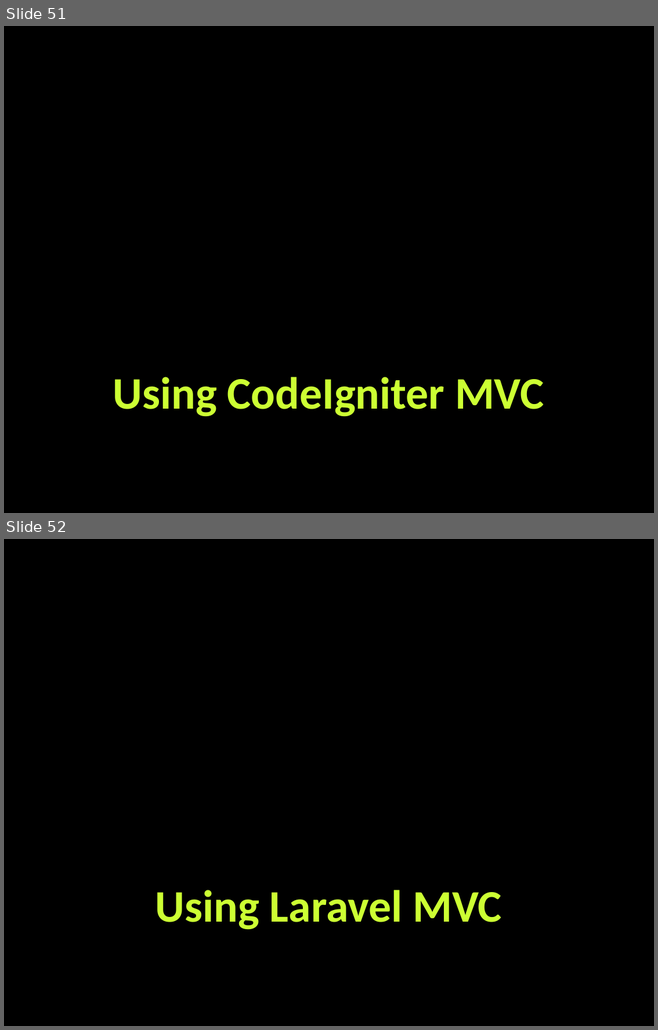
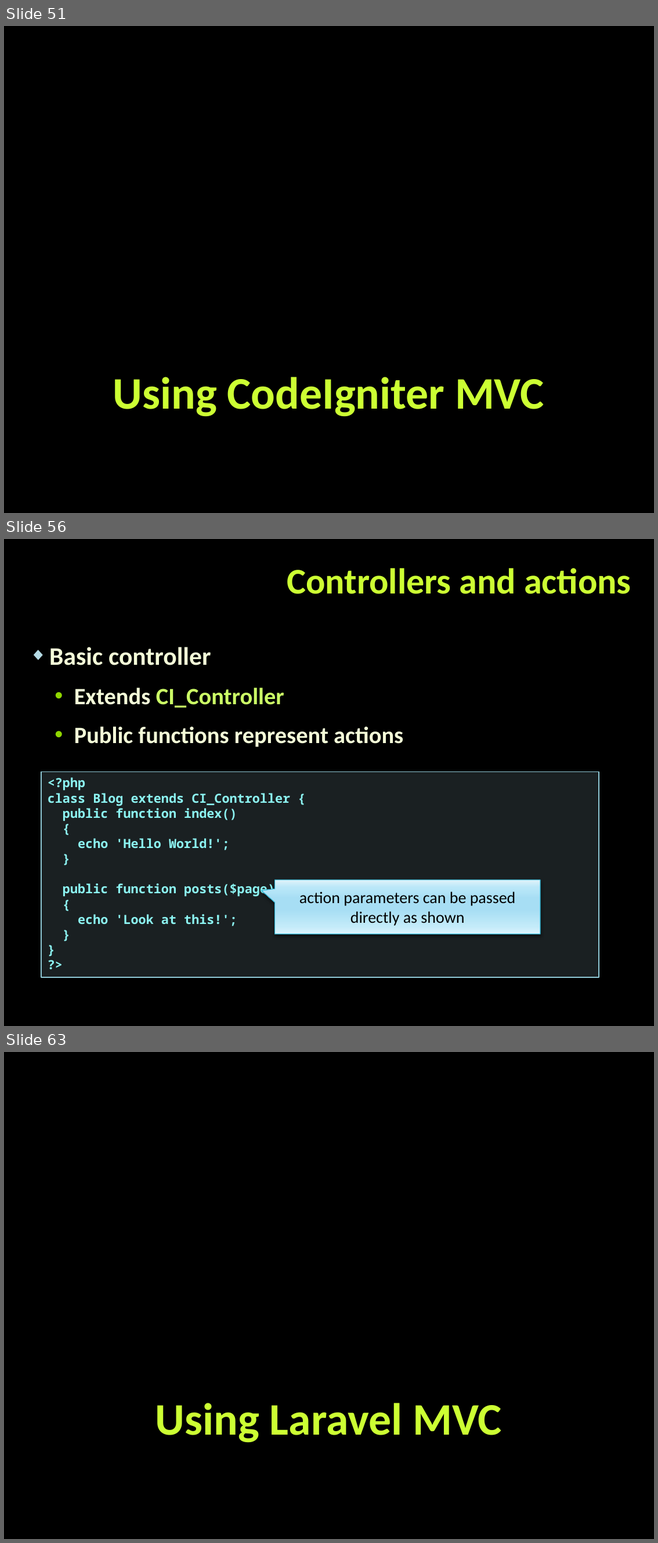
Before and after one commit to tanzhur/PHP_MVC-seminar, a slide deck: PHP_MVC.pptx. Shown one above the other, each under a label of ours: slides 51 and 52 before the commit, slides 51, 56 and 63 after it; the slides between them are not shown. The pictures are 658x1030 and 658x1543 pixels, drawn with LibreOffice and Linux fonts; fonts in the diff are those of the drawing; background and template pictures are left out. Boxes give left, top, right and bottom in pixels: in the first picture for what was removed or moved away, otherwise in the second. Text is boxed around its words. In the diff, an @@ line names an element or a change of style, - is before the commit and + after.

```diff
--- a/PHP_MVC.pptx
+++ b/PHP_MVC.pptx
@@ slide 56 added at box(4, 539, 654, 1026), background picture (left out) @@
@@ title added at box(286, 568, 631, 594), 40 pt, text #CCFF33, bold @@
+Controllers and actions
@@ text added at box(49, 647, 403, 747), 26 pt, text #F4FCD8, bold @@
+◆ Basic controller
+  • Extends CI_Controller
+  • Public functions represent actions
@@ rectangle added at box(41, 772, 598, 977), fill #B5DBE5 at 15% opacity, outline #90CAD7 1 pt, 14 pt, text #8CF4F2, bold @@
+<?php
+class Blog extends CI_Controller {
+public function index()
+{
+echo 'Hello World!';
+}
+public function posts($page)
+{
+echo 'Look at this!';
+}
+}
+?>
@@ speech box added at box(275, 880, 540, 934), fill gradient #DFF5FD to #C3EBFA to #A7E0F4 to #BAE7F8 to #E2F4FB, outline #2EB5D5 0.75 pt, 18 pt, text #000000 @@
+action parameters can be passed directly as shown
@@ what was slide 52 is now slide 63 @@
```
Also in this commit, not shown: 1 slide changed, 10 other slides added.
